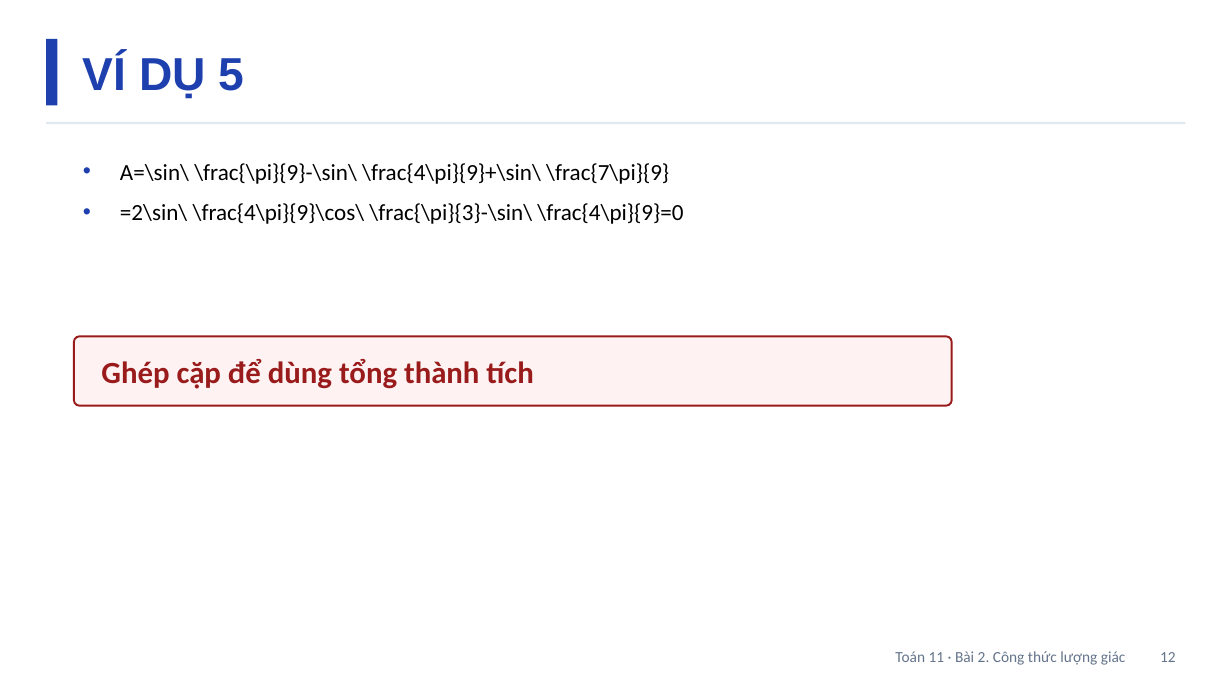
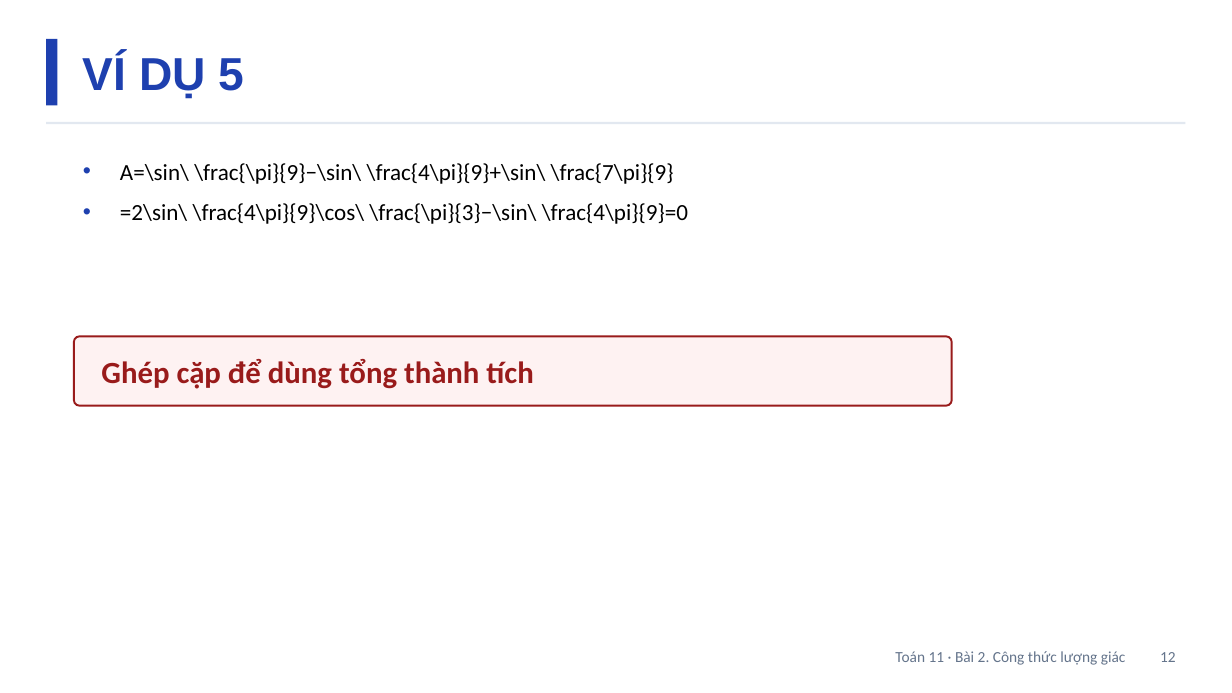
Before and after one commit to Trangtu66/Taode_thi_online, a slide deck: slide 12 of slides/Toan11/Slide_TOAN11_Bai2_T4-5.pptx. Drawn at 1232x693 pixels with LibreOffice and Linux fonts; fonts in the diff are those of the drawing. Boxes give left, top, right and bottom in pixels: in the first picture for what was removed or moved away, otherwise in the second. Text is boxed around its words. In the diff, an @@ line names an element or a change of style, - is before the commit and + after.

```diff
--- a/slides/Toan11/Slide_TOAN11_Bai2_T4-5.pptx
+++ b/slides/Toan11/Slide_TOAN11_Bai2_T4-5.pptx
@@ text at (120,163,688,224): text changed @@
-• A=\sin\ \frac{\pi}{9}-\sin\ \frac{4\pi}{9}+\sin\ \frac{7\pi}{9}
-• =2\sin\ \frac{4\pi}{9}\cos\ \frac{\pi}{3}-\sin\ \frac{4\pi}{9}=0
+• A=\sin\ \frac{\pi}{9}−\sin\ \frac{4\pi}{9}+\sin\ \frac{7\pi}{9}
+• =2\sin\ \frac{4\pi}{9}\cos\ \frac{\pi}{3}−\sin\ \frac{4\pi}{9}=0
```
Also in this commit, not shown: 6 other slides changed, 50 other files.
